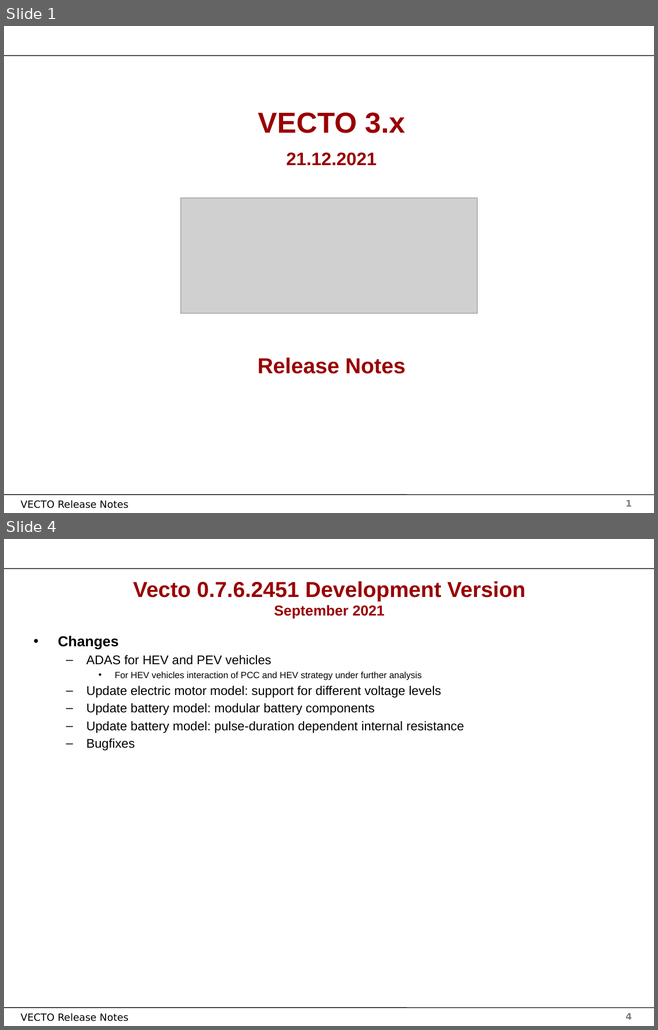
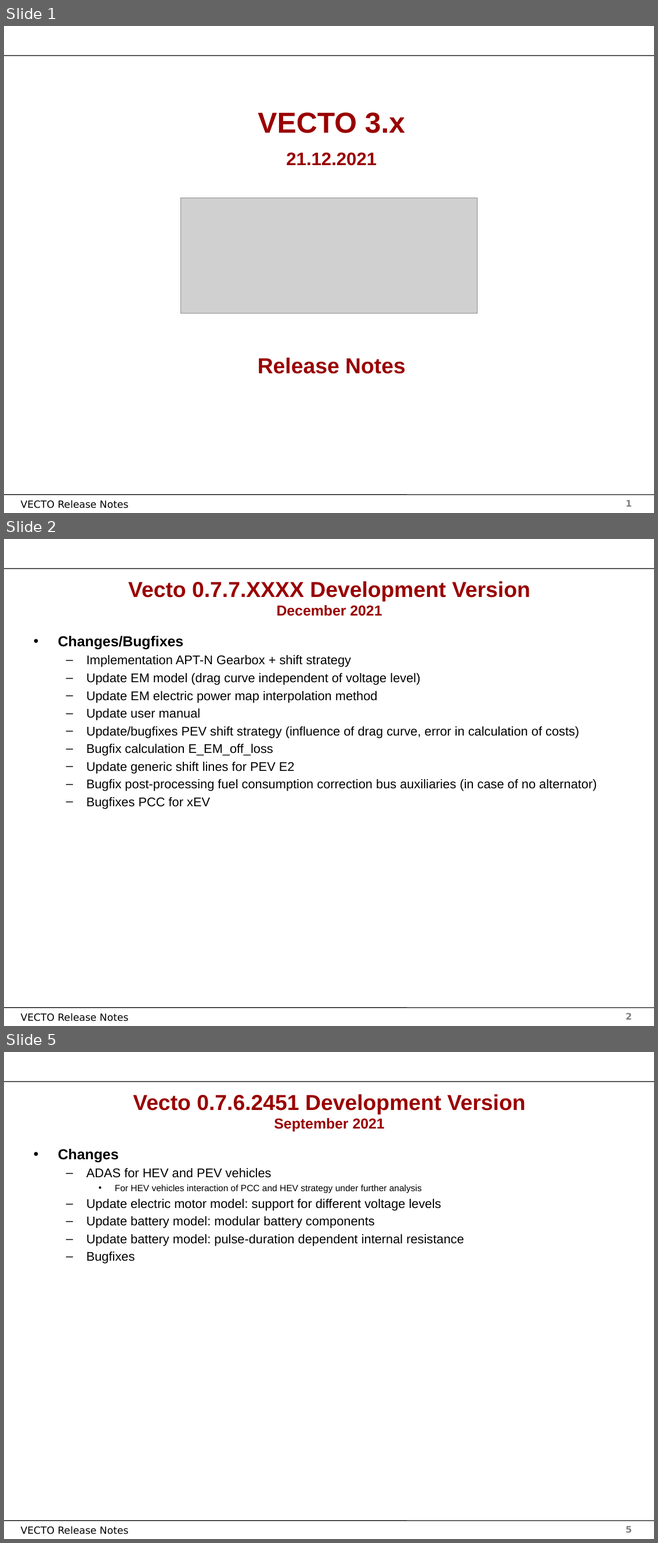
Before and after one commit to tanawadeatharva/BharatVECTO, a slide deck: Documentation/User Manual Source/Release Notes Vecto3.x.pptx. Shown one above the other, each under a label of ours: slides 1 and 4 before the commit, slides 1, 2 and 5 after it; the slides between them are not shown. The pictures are 658x1030 and 658x1543 pixels, drawn with LibreOffice and Linux fonts; fonts in the diff are those of the drawing; grey boxes stand for pictures; background and template pictures are left out. Boxes give left, top, right and bottom in pixels: in the first picture for what was removed or moved away, otherwise in the second. Text is boxed around its words. In the diff, an @@ line names an element or a change of style, - is before the commit and + after.

```diff
--- a/Documentation/User Manual Source/Release Notes Vecto3.x.pptx
+++ b/Documentation/User Manual Source/Release Notes Vecto3.x.pptx
@@ slide 2 added at (x1=4, y1=539, x2=654, y2=1026), background #FFFFFF; not listed: 4 template elements that a slide beside it also shows @@
@@ title added at (x1=128, y1=581, x2=530, y2=616), 24 pt, text #990000, bold @@
+Vecto 0.7.7.XXXX Development Version
+December 2021
@@ text added at (x1=58, y1=636, x2=596, y2=809), 14 pt, text #000000 @@
+• Changes/Bugfixes
+  – Implementation APT-N Gearbox + shift strategy
+  – Update EM model (drag curve independent of voltage level)
+  – Update EM electric power map interpolation method
+  – Update user manual
+  – Update/bugfixes PEV shift strategy (influence of drag curve, error in calculation of costs)
+  – Bugfix calculation E_EM_off_loss
+  – Update generic shift lines for PEV E2
+  – Bugfix post-processing fuel consumption correction bus auxiliaries (in case of no alternator)
+  – Bugfixes PCC for xEV
@@ what was slide 4 is now slide 5 @@
@@ page number at (x1=625, y1=1526, x2=632, y2=1533): text changed @@
-4
+5
```
Also in this commit, not shown: 2 slides changed.
